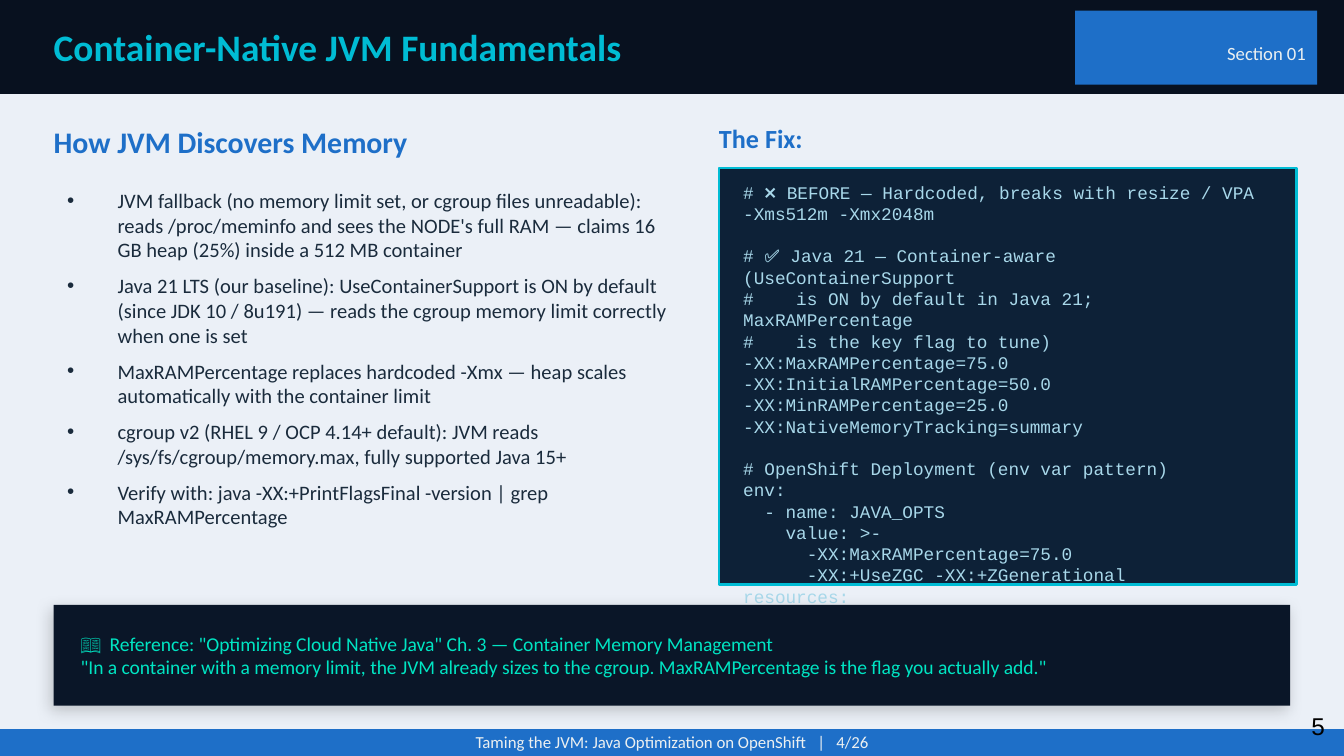
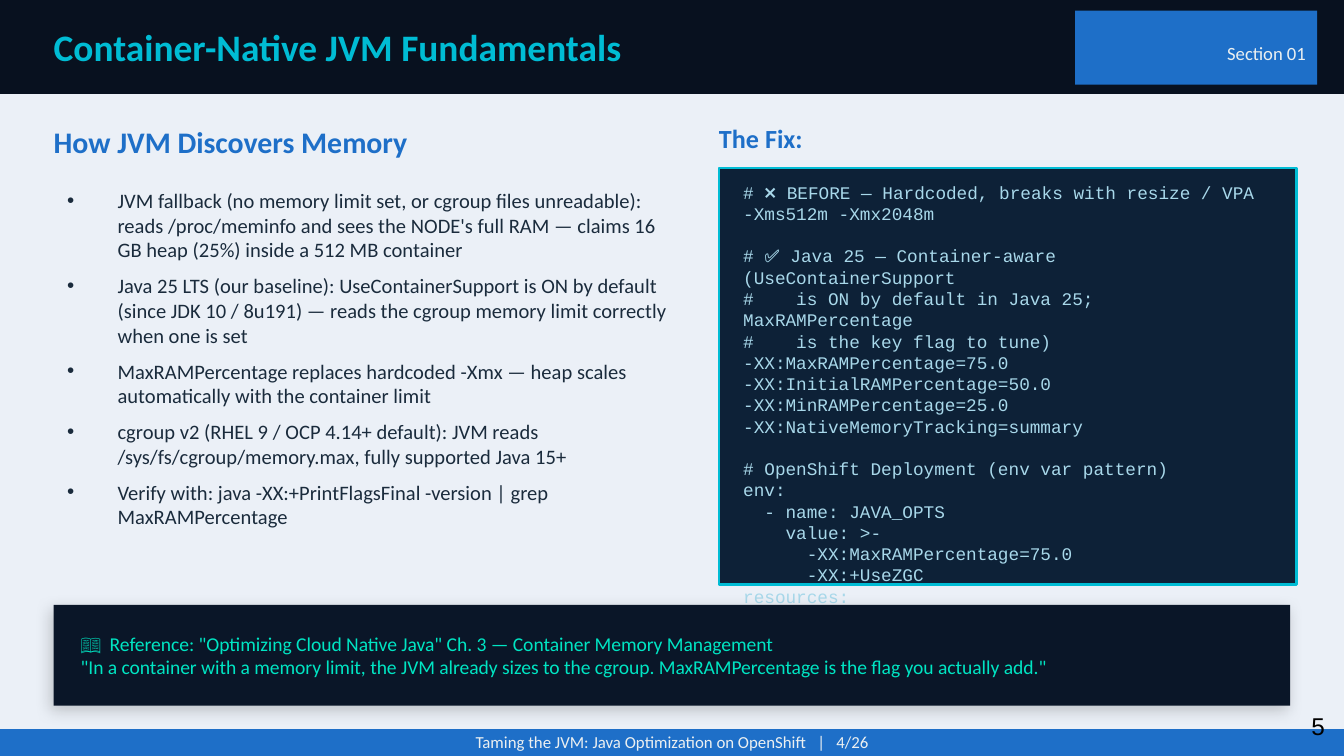
Before and after one commit to patterncatalyst/quarkus-optimization, a slide deck: slide 5 of presentation/optimizing-quarkus-on-kubernetes.pptx. Drawn at 1344x756 pixels with LibreOffice and Linux fonts; fonts in the diff are those of the drawing. Boxes give left, top, right and bottom in pixels: in the first picture for what was removed or moved away, otherwise in the second. Text is boxed around its words. In the diff, an @@ line names an element or a change of style, - is before the commit and + after.

```diff
--- a/presentation/optimizing-quarkus-on-kubernetes.pptx
+++ b/presentation/optimizing-quarkus-on-kubernetes.pptx
@@ text at box(743, 250, 1094, 330): text changed @@
-# ✅ Java 21 — Container-aware (UseContainerSupport
-# is ON by default in Java 21; MaxRAMPercentage
+# ✅ Java 25 — Container-aware (UseContainerSupport
+# is ON by default in Java 25; MaxRAMPercentage
@@ text at box(118, 278, 666, 343): text changed @@
-• Java 21 LTS (our baseline): UseContainerSupport is ON by default (since JDK 10 / 8u191) — reads the cgroup memory limit correctly when one is set
+• Java 25 LTS (our baseline): UseContainerSupport is ON by default (since JDK 10 / 8u191) — reads the cgroup memory limit correctly when one is set
@@ text at box(807, 569, 924, 587): text changed @@
--XX:+UseZGC -XX:+ZGenerational
+-XX:+UseZGC
```
Also in this commit, not shown: 11 other slides changed, 1 other file.
